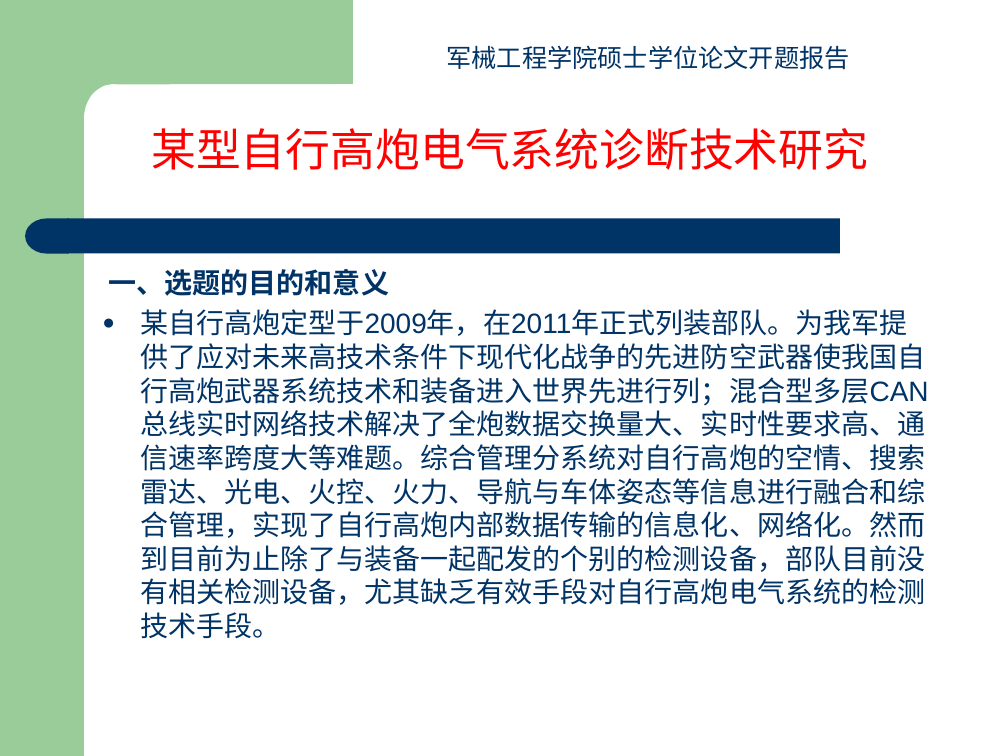
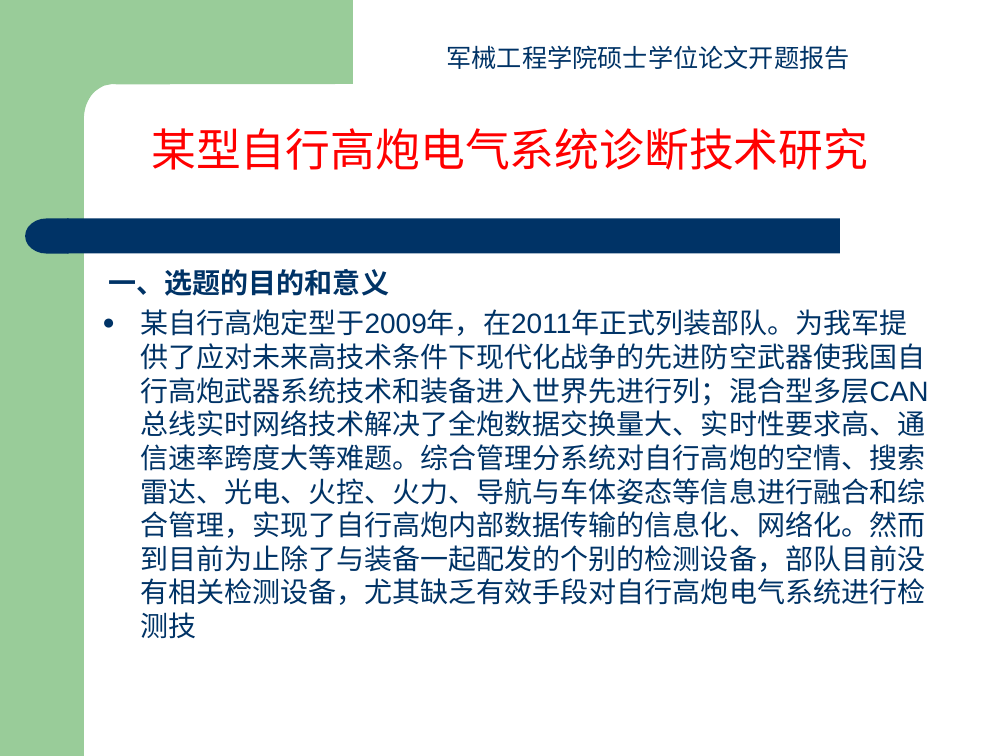
Before and after one commit to yangfan16860/Paper, a slide deck: slide 3 of 开题报告杨帆.ppt. Drawn at 1008x756 pixels with LibreOffice and Linux fonts; fonts in the diff are those of the drawing. Boxes give left, top, right and bottom in pixels: in the first picture for what was removed or moved away, otherwise in the second. Text is boxed around its words. In the diff, an @@ line names an element or a change of style, - is before the commit and + after.

Commit message:
修改了一点
还没有加CAN总线的介绍，计划加上

```diff
--- a/开题报告杨帆.ppt
+++ b/开题报告杨帆.ppt
@@ text at (140, 309, 929, 638): text changed @@
-● 某自行高炮定型于2009年，在2011年正式列装部队。为我军提供了应对未来高技术条件下现代化战争的先进防空武器使我国自行高炮武器系统技术和装备进入世界先进行列；混合型多层CAN总线实时网络技术解决了全炮数据交换量大、实时性要求高、通信速率跨度大等难题。综合管理分系统对自行高炮的空情、搜索雷达、光电、火控、火力、导航与车体姿态等信息进行融合和综合管理，实现了自行高炮内部数据传输的信息化、网络化。然而到目前为止除了与装备一起配发的个别的检测设备，部队目前没有相关检测设备，尤其缺乏有效手段对自行高炮电气系统的检测技术手段。
+● 某自行高炮定型于2009年，在2011年正式列装部队。为我军提供了应对未来高技术条件下现代化战争的先进防空武器使我国自行高炮武器系统技术和装备进入世界先进行列；混合型多层CAN总线实时网络技术解决了全炮数据交换量大、实时性要求高、通信速率跨度大等难题。综合管理分系统对自行高炮的空情、搜索雷达、光电、火控、火力、导航与车体姿态等信息进行融合和综合管理，实现了自行高炮内部数据传输的信息化、网络化。然而到目前为止除了与装备一起配发的个别的检测设备，部队目前没有相关检测设备，尤其缺乏有效手段对自行高炮电气系统进行检测技
```
Also in this commit, not shown: 1 other slide changed.
